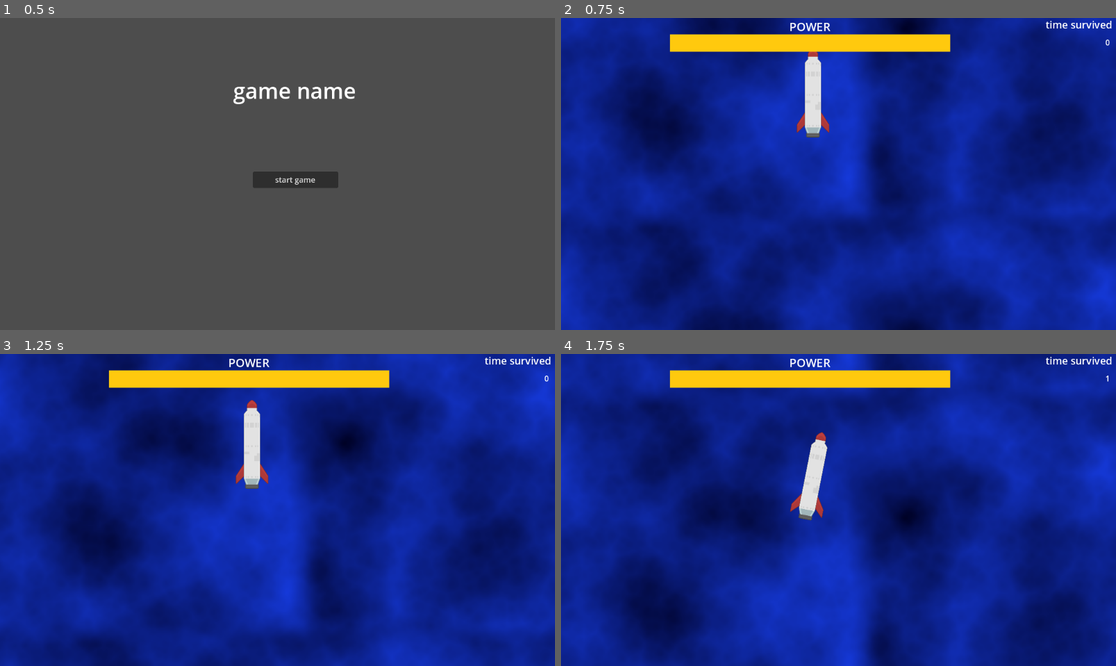
Above: before the commit, frames 1-4 (two rows, left to right).
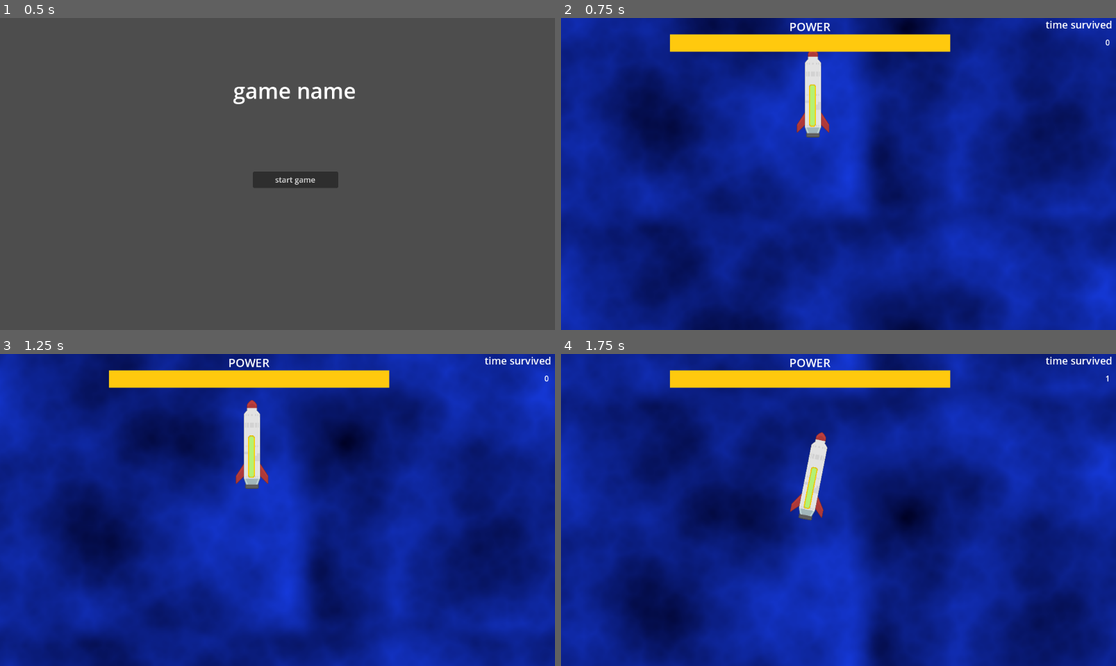
Above: after the commit, the same moments.

Repository: komatr-supra/gamejam-gamedevtv-2024
Game: Godot game, scene res://start_scene.tscn
The game is run twice, just before and just after one commit, with the same random seed, the same clock (stepped at 60 frames per second) and the same inputs.
Inputs:
- Up to frame 1 (0.5 s): no input
- Up to frame 2 (0.75 s): click "start game" at 0.5 s
- Up to frame 3 (1.25 s): no input
- Up to frame 4 (1.75 s): hold D (right) from 1.28 s (still down)

Frame 1 is identical in both runs. In frame 2, 0.2% of the frame differs, in the area x 44-46%, y 21-35%; in frame 3, 0.2%; in frame 4, 0.2%, in the area x 43-47%, y 36-50%.

Commit message:
Added power bar to ship

Diff:
--- a/player.gd
+++ b/player.gd
@@ -10,10 +10,13 @@
 @export var collision_cost: int = 15
 @export var death_particles: PackedScene
 
+@onready var power_bar : TextureProgressBar = $PowerBar
+
 signal player_data_signal(velocity: Vector2, position: Vector2)
 
 func _ready():
 	$"../TextureProgressBar".value = power
+	power_bar.value = power
 
 func _integrate_forces(state):
 	var thrust_enabled = false
@@ -37,6 +40,7 @@
 		apply_central_impulse(thrust * state.step)
 		power -= thrust_cost
 		$"../TextureProgressBar".value = power
+		power_bar.value = power
 		if power <= 0:
 			player_die()
 			thrust_enabled = false
@@ -54,6 +58,7 @@
 func _on_area_2d_body_entered(body):
 	power -= collision_cost
 	$"../TextureProgressBar".value = power
+	power_bar.value = power
 	if power <= 0:
 		player_die()
 
--- a/player.tscn
+++ b/player.tscn
@@ -1,9 +1,13 @@
-[gd_scene load_steps=8 format=3 uid="uid://ysyoal0b4rtc"]
+[gd_scene load_steps=12 format=3 uid="uid://ysyoal0b4rtc"]
 
 [ext_resource type="Script" path="res://player.gd" id="1_qsc0a"]
 [ext_resource type="Texture2D" uid="uid://budpo2vbyh3ov" path="res://sprites/meteorites/spaceRockets_004.png" id="2_h1og3"]
 [ext_resource type="PackedScene" uid="uid://b3vj5o1cgi62w" path="res://jet.tscn" id="3_lwxni"]
+[ext_resource type="Texture2D" uid="uid://kwlypubouuam" path="res://buttonYellow.png" id="5_kjsgg"]
 [ext_resource type="PackedScene" uid="uid://6xfubrtyfw2b" path="res://particle_static.tscn" id="5_ubi0u"]
+[ext_resource type="Texture2D" uid="uid://1drqvefrm5fv" path="res://buttonYellowTransparent.png" id="6_tnx3k"]
+[ext_resource type="Texture2D" uid="uid://rp8q71ealoui" path="res://whiteBar.png" id="7_8odpn"]
+[ext_resource type="Script" path="res://power_bar.gd" id="8_kew3p"]
 
 [sub_resource type="CapsuleShape2D" id="CapsuleShape2D_d48hs"]
 radius = 16.0
@@ -64,4 +68,22 @@
 lifetime = 0.2
 one_shot = true
 
+[node name="PowerBar" type="TextureProgressBar" parent="."]
+offset_left = -7.0
+offset_top = -88.0
+offset_right = 7.0
+value = 100.0
+fill_mode = 3
+nine_patch_stretch = true
+stretch_margin_left = 6
+stretch_margin_top = 6
+stretch_margin_right = 6
+stretch_margin_bottom = 6
+texture_under = ExtResource("5_kjsgg")
+texture_over = ExtResource("6_tnx3k")
+texture_progress = ExtResource("7_8odpn")
+tint_under = Color(0.329412, 0.580392, 0.784314, 1)
+tint_progress = Color(0.709804, 0.945098, 0.45098, 1)
+script = ExtResource("8_kew3p")
+
 [connection signal="body_entered" from="PlayerArea" to="." method="_on_area_2d_body_entered"]
--- /dev/null
+++ b/power_bar.gd
@@ -0,0 +1,20 @@
+extends TextureProgressBar
+
+
+# Called when the node enters the scene tree for the first time.
+func _ready() -> void:
+	pass # Replace with function body.
+
+
+const high = Color("b5f173")
+const medium = Color("e7ab73")
+const low = Color("e74e36")
+
+# Called every frame. 'delta' is the elapsed time since the previous frame.
+func _process(delta: float) -> void:
+	if value > 70:
+		tint_progress = high
+	elif value > 30:
+		tint_progress = medium
+	else:
+		tint_progress = low
Binary file added: buttonYellowTransparent.png
Not shown, added: buttonYellowTransparent.png.import
Binary file added: whiteBar.png
Not shown, added: whiteBar.png.import
